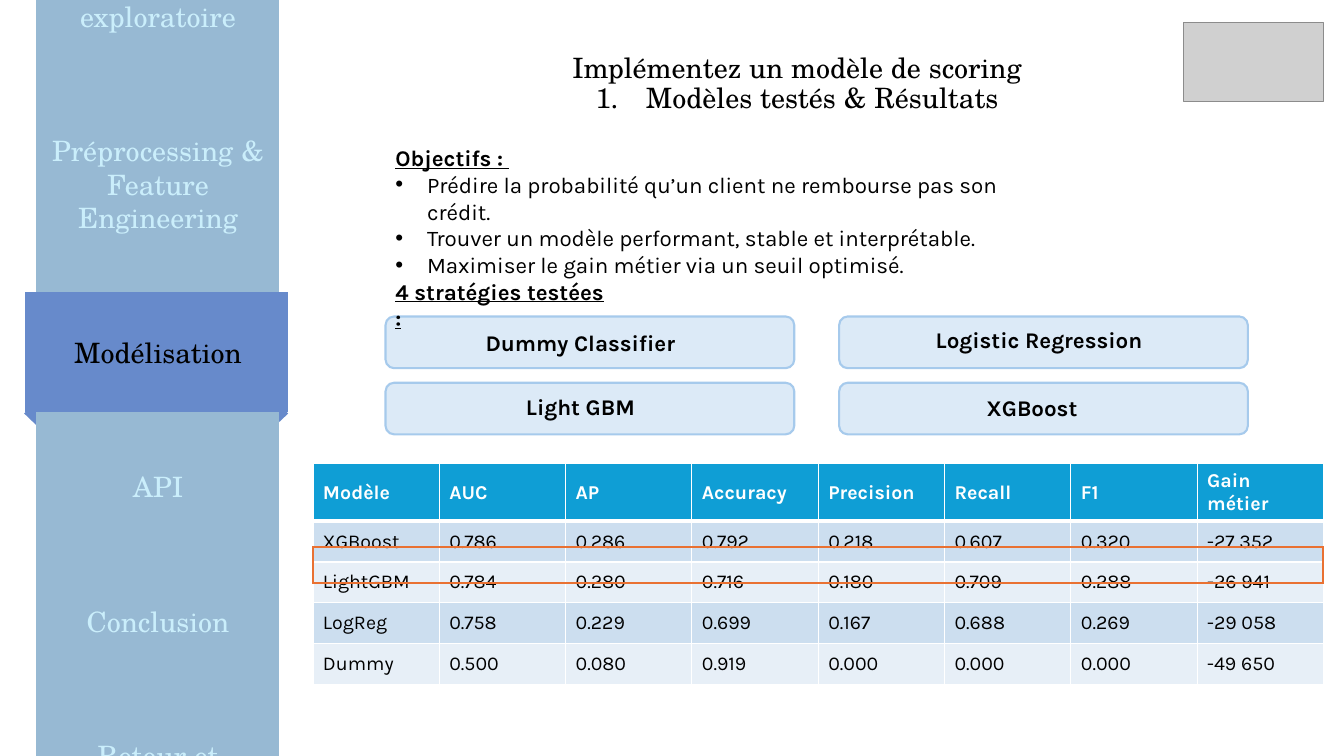
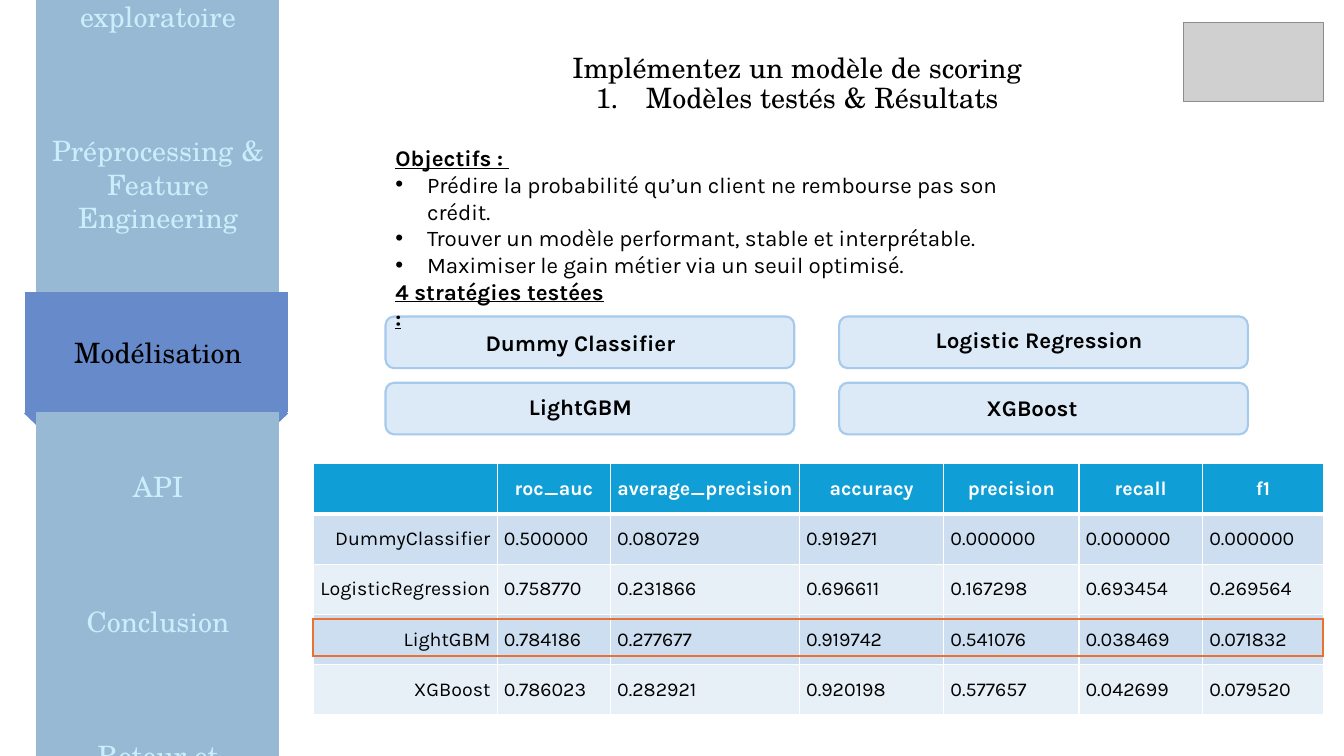
Before and after one commit to MargauxDupeyron/OC-P7-Implementez-un-modele-de-scoring, a slide deck: slide 17 of reports/Soutenance_Projet_7.pptx. Drawn at 1344x756 pixels with LibreOffice and Linux fonts; fonts in the diff are those of the drawing; grey boxes stand for pictures. Boxes give left, top, right and bottom in pixels: in the first picture for what was removed or moved away, otherwise in the second. Text is boxed around its words. In the diff, an @@ line names an element or a change of style, - is before the commit and + after.

```diff
--- a/reports/Soutenance_Projet_7.pptx
+++ b/reports/Soutenance_Projet_7.pptx
@@ text at box(529, 399, 632, 421): spaces changed @@
-Light GBM
+LightGBM
@@ table at box(313, 464, 1324, 715) @@
-column 1: Modèle | XGBoost | LightGBM | LogReg | Dummy
-column 2: AUC | 0.786 | 0.784 | 0.758 | 0.500
-column 3: AP | 0.286 | 0.280 | 0.229 | 0.080
-column 4: Accuracy | 0.792 | 0.716 | 0.699 | 0.919
-column 5: Precision | 0.218 | 0.180 | 0.167 | 0.000
-column 6: Recall | 0.607 | 0.709 | 0.688 | 0.000
-column 7: F1 | 0.320 | 0.288 | 0.269 | 0.000
-column 8: Gain métier | -27 352 | -26 941 | -29 058 | -49 650
+column 1:  | DummyClassifier | LogisticRegression | LightGBM | XGBoost
+column 2: roc_auc | 0.500000 | 0.758770 | 0.784186 | 0.786023
+column 3: average_precision | 0.080729 | 0.231866 | 0.277677 | 0.282921
+column 4: accuracy | 0.919271 | 0.696611 | 0.919742 | 0.920198
+column 5: precision | 0.000000 | 0.167298 | 0.541076 | 0.577657
+column 6: recall | 0.000000 | 0.693454 | 0.038469 | 0.042699
+column 7: f1 | 0.000000 | 0.269564 | 0.071832 | 0.079520
@@ rectangle: place and size @@
-rectangle at box(313, 546, 1324, 583)
+rectangle at box(313, 619, 1324, 655)
```
Also in this commit, not shown: 11 other slides changed, 2 slides added, 1 other file.
